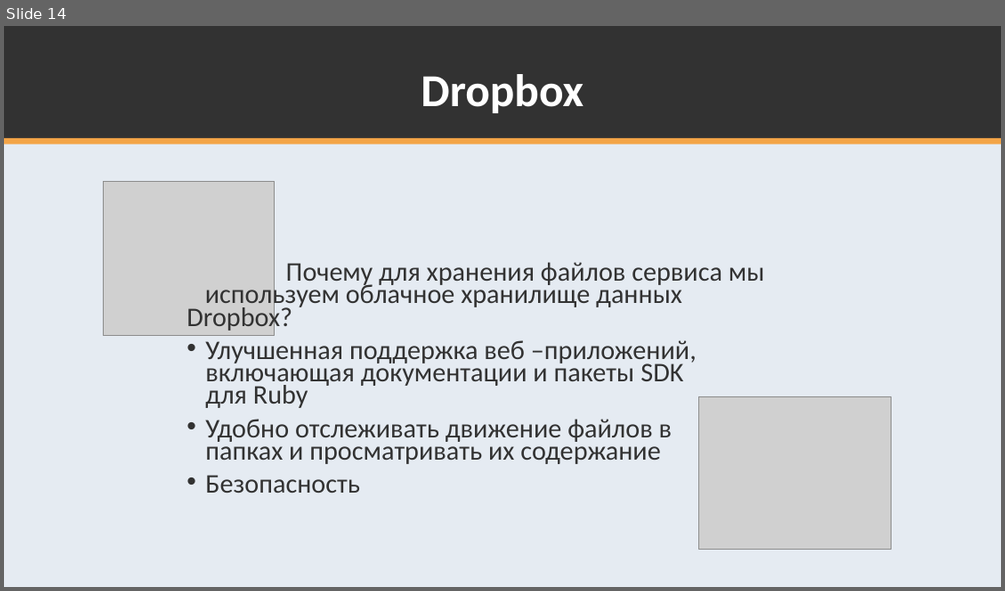
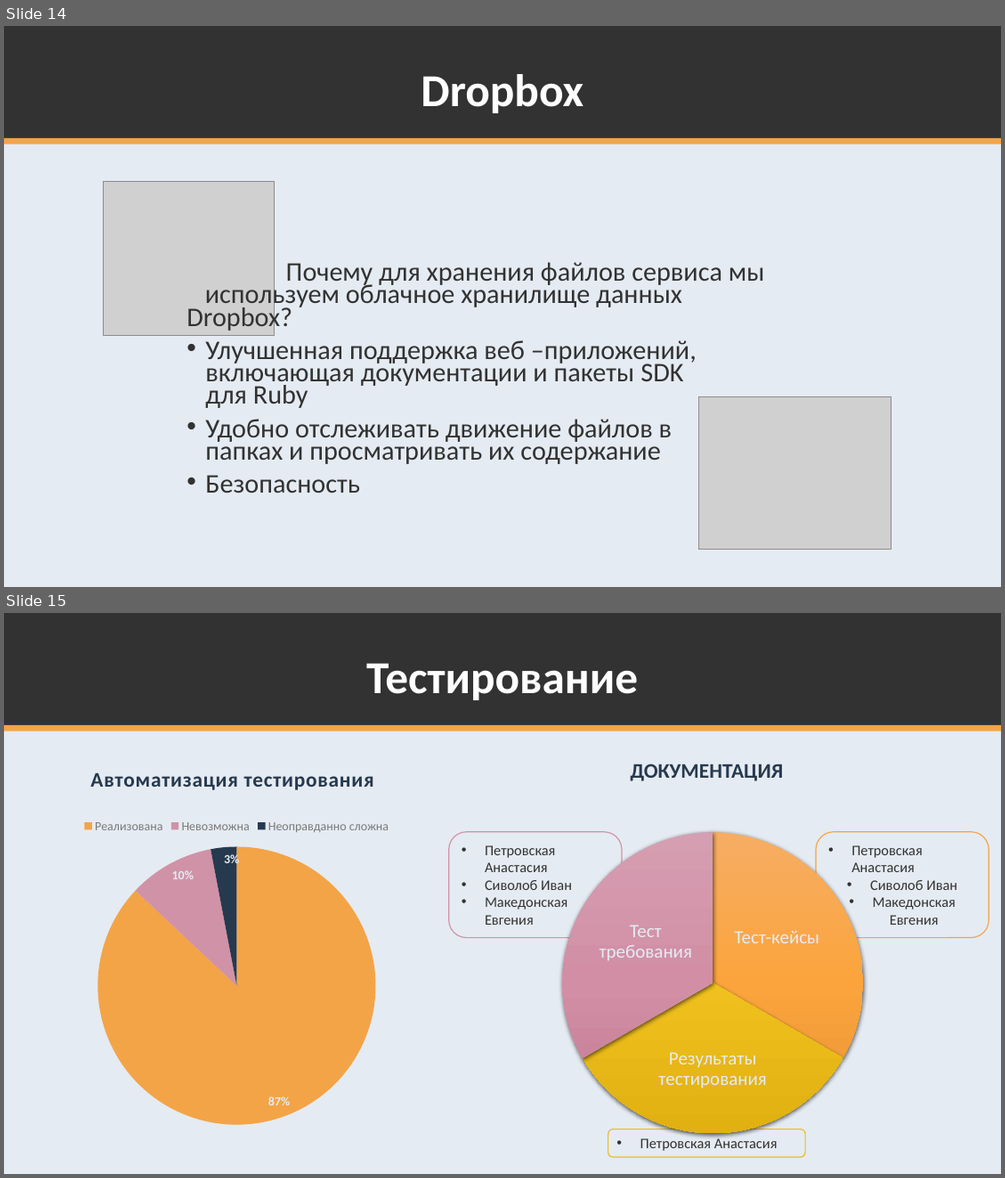
Before and after one commit to K224/TPKS, a slide deck: k224-docs/Servis_po_organizatsii_i_poisku_meropriaty_Par.pptx. Shown one above the other, each under a label of ours: slide 14 before the commit, slides 14 and 15 after it. The pictures are 1005x591 and 1005x1178 pixels, drawn with LibreOffice and Linux fonts; fonts in the diff are those of the drawing; grey boxes stand for pictures. Boxes give left, top, right and bottom in pixels: in the first picture for what was removed or moved away, otherwise in the second. Text is boxed around its words. In the diff, an @@ line names an element or a change of style, - is before the commit and + after.

```diff
--- a/k224-docs/Servis_po_organizatsii_i_poisku_meropriaty_Par.pptx
+++ b/k224-docs/Servis_po_organizatsii_i_poisku_meropriaty_Par.pptx
@@ slide 15 added at box(4, 613, 1001, 1174), background #E5EBF2; not listed: 3 template elements that a slide beside it also shows @@
@@ title added at box(366, 663, 638, 700), 44 pt, text #FFFFFF, bold @@
+Тестирование
@@ pie chart added at box(20, 761, 453, 1135) @@
+title "Автоматизация тестирования "
+categories: Реализована, Невозможна, Неоправданно сложна
+Series 1: 87, 10, 3
@@ text added at box(631, 763, 784, 781), 20 pt, text #27394E, bold @@
+ДОКУМЕНТАЦИЯ
@@ rounded rectangle added at box(449, 832, 622, 938), fill #E5EBF2, outline #D092A7 1 pt, 14 pt, text #323232 @@
+• Петровская Анастасия
+• Сиволоб Иван
+• Македонская Евгения
@@ rounded rectangle added at box(816, 832, 989, 938), fill #E5EBF2, outline #F3A447 1 pt, 14 pt, text #323232 @@
+• Петровская Анастасия
+• Сиволоб Иван
+• Македонская Евгения
@@ group added at box(563, 832, 863, 1133): 3 pie slice (boxed as its full ellipse)s, 3 texts @@
+Тест-кейсы
+Результаты тестирования
+Тест требования
@@ rounded rectangle added at box(608, 1129, 806, 1157), fill #E5EBF2, outline #E7BC29 1 pt, 14 pt, text #323232 @@
+• Петровская Анастасия
```
Also in this commit, not shown: 1 slide changed, 2 other slides added, 1 slide removed, 1 other file.
